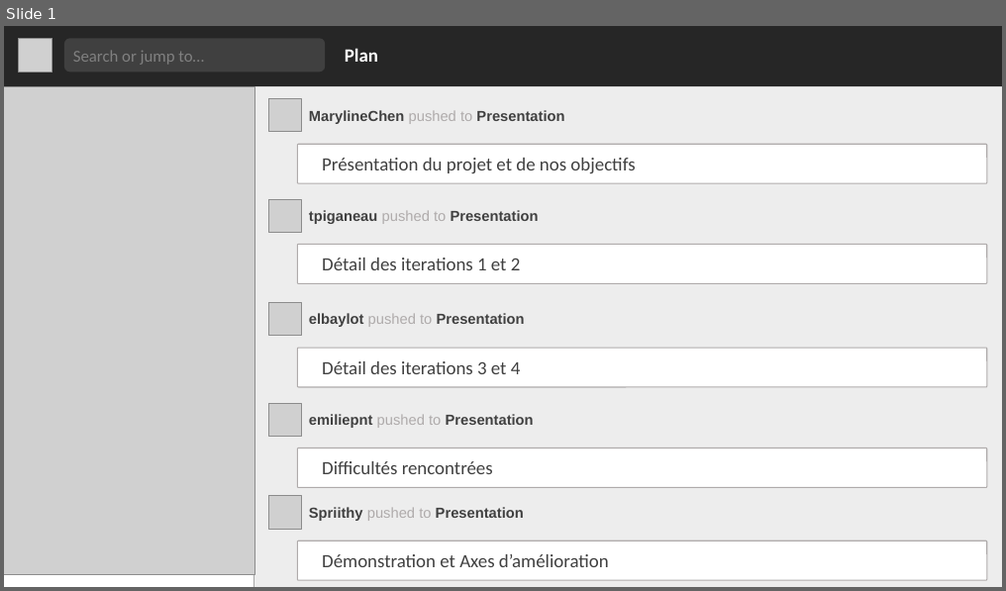
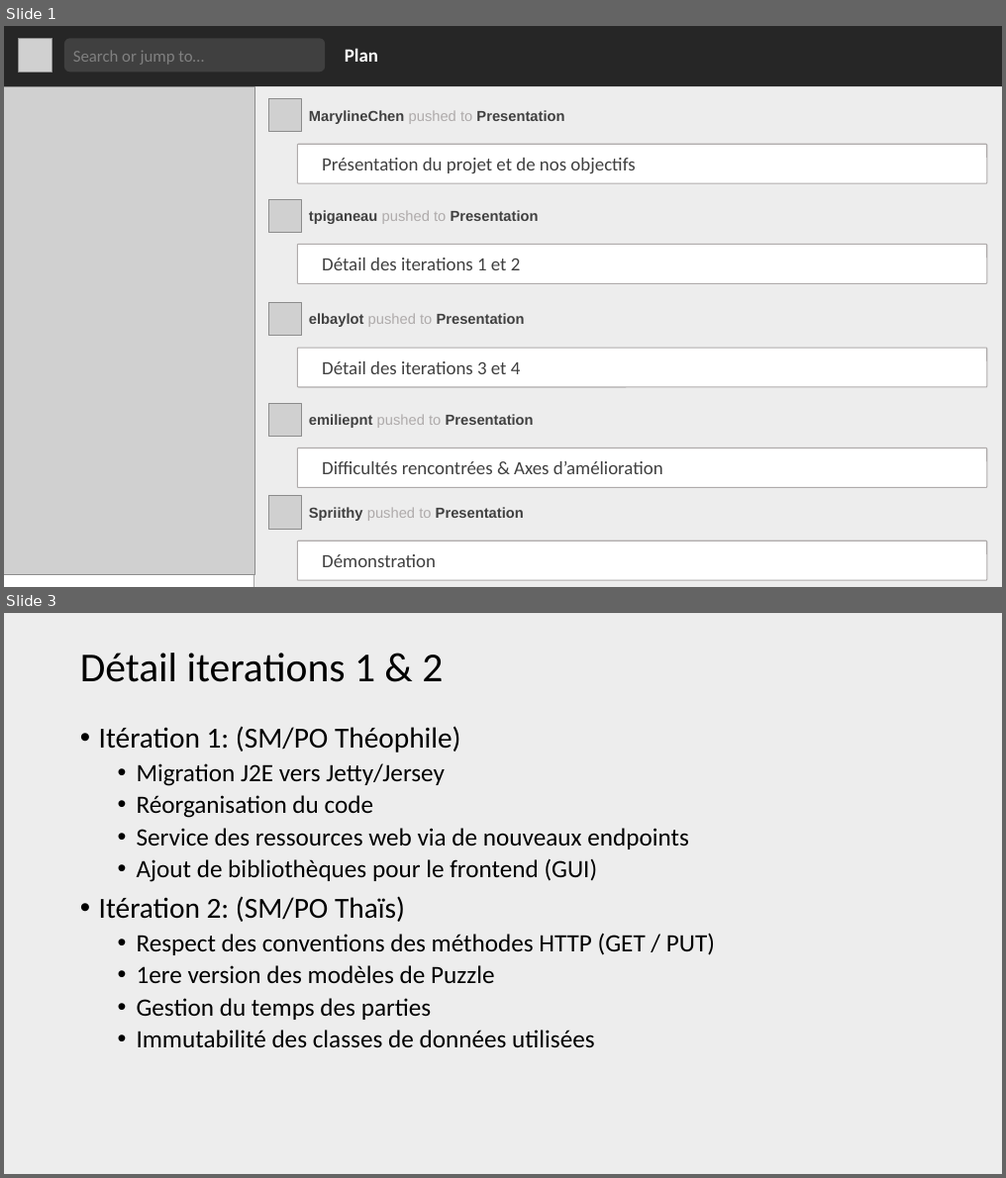
Before and after one commit to oliviercailloux/Assisted-Board-Games, a slide deck: Doc/Présentation 2019.pptx. Shown one above the other, each under a label of ours: slide 1 before the commit, slides 1 and 3 after it; the slides between them are not shown. The pictures are 1006x591 and 1006x1178 pixels, drawn with LibreOffice and Linux fonts; fonts in the diff are those of the drawing; grey boxes stand for pictures. Boxes give left, top, right and bottom in pixels: in the first picture for what was removed or moved away, otherwise in the second. Text is boxed around its words. In the diff, an @@ line names an element or a change of style, - is before the commit and + after.

```diff
--- a/Doc/Présentation 2019.pptx
+++ b/Doc/Présentation 2019.pptx
@@ slide 3 added at (x1=4, y1=613, x2=1002, y2=1174), background #EDEDED @@
@@ title added at (x1=80, y1=653, x2=443, y2=682), 39.6 pt, text #000000 @@
+Détail iterations 1 & 2
@@ text added at (x1=99, y1=726, x2=715, y2=1048), 24 pt, text #000000 @@
+• Itération 1: (SM/PO Théophile)
+  • Migration J2E vers Jetty/Jersey
+  • Réorganisation du code
+  • Service des ressources web via de nouveaux endpoints
+  • Ajout de bibliothèques pour le frontend (GUI)
+• Itération 2: (SM/PO Thaïs)
+  • Respect des conventions des méthodes HTTP (GET / PUT)
+  • 1ere version des modèles de Puzzle
+  • Gestion du temps des parties
+  • Immutabilité des classes de données utilisées
@@ slide 1 changed as well @@
@@ text in rounded rectangle at (x1=322, y1=462, x2=663, y2=474): text changed @@
-Difficultés rencontrées
+Difficultés rencontrées & Axes d’amélioration
@@ text in rounded rectangle at (x1=322, y1=555, x2=436, y2=568): text changed @@
-Démonstration et Axes d’amélioration
+Démonstration
```
Also in this commit, not shown: 4 other slides added.
